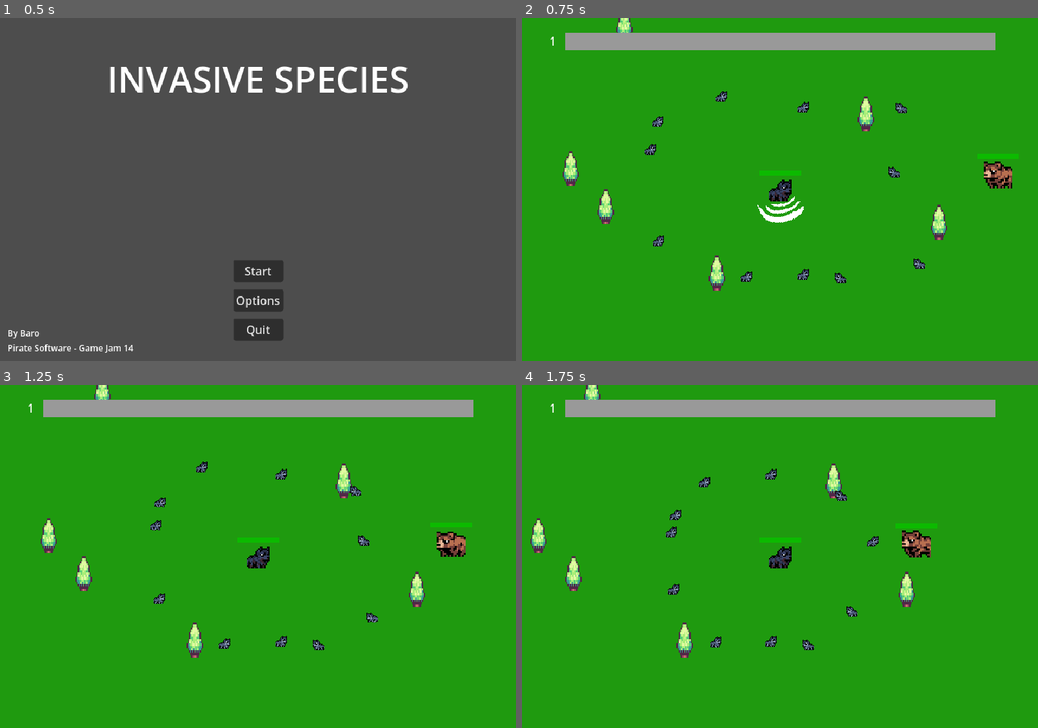
Above: before the commit, frames 1-4 (two rows, left to right).
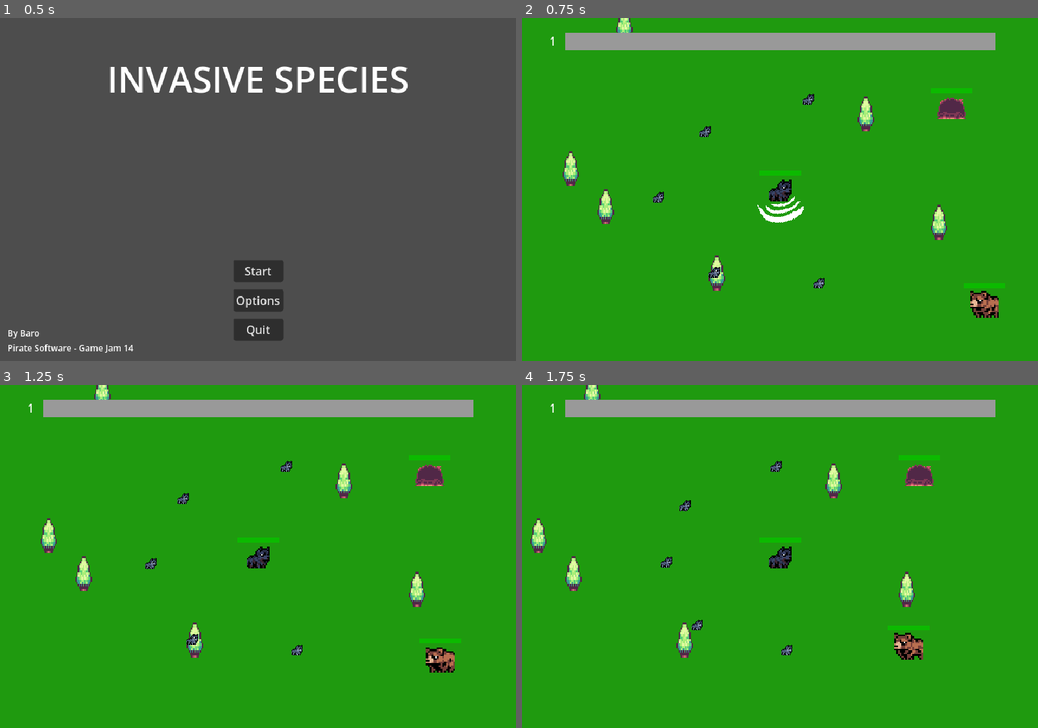
Above: after the commit, the same moments.

Repository: Barodas/game-jam-pirate-software-14
Game: Godot game, scene res://scenes/start_menu.tscn
Same seed, same stepped clock (60 frames per second), same inputs: the game is played once before the commit and once after it.
Inputs (mouse positions are in pixels of both pictures, inside the frame that each line leads up to):
- Up to frame 1 (0.5 s): no input
- Up to frame 2 (0.75 s): click "Start" at 0.5 s
- Up to frame 3 (1.25 s): no input
- Up to frame 4 (1.75 s): move the mouse to (893, 539) at 1.27 s; hold D (move_right) from 1.28 s (still down)

Frame 1 is identical in both runs. In frame 2, 2.2% of the frame differs, in the area x 23-97%, y 20-88%; in frame 3, 2.2%; in frame 4, 2.2%.

Commit message:
Created Den, spawns enemies until defeated, then spawns followers

Diff:
--- /dev/null
+++ b/scenes/den.tscn
@@ -0,0 +1,89 @@
+[gd_scene load_steps=12 format=3 uid="uid://b88k30pglohdx"]
+
+[ext_resource type="Texture2D" uid="uid://bckp1ulahd4t4" path="res://assets/RPG Tileset.png" id="1_4gwcx"]
+[ext_resource type="Script" path="res://scripts/den.gd" id="1_vccs8"]
+[ext_resource type="Script" path="res://scripts/hurtbox.gd" id="3_gegtr"]
+
+[sub_resource type="AtlasTexture" id="AtlasTexture_leohr"]
+atlas = ExtResource("1_4gwcx")
+region = Rect2(160, 224, 32, 16)
+
+[sub_resource type="AtlasTexture" id="AtlasTexture_s4mye"]
+atlas = ExtResource("1_4gwcx")
+region = Rect2(64, 224, 32, 16)
+
+[sub_resource type="SpriteFrames" id="SpriteFrames_0m0bf"]
+animations = [{
+"frames": [{
+"duration": 1.0,
+"texture": SubResource("AtlasTexture_leohr")
+}],
+"loop": true,
+"name": &"claimed",
+"speed": 5.0
+}, {
+"frames": [{
+"duration": 1.0,
+"texture": SubResource("AtlasTexture_s4mye")
+}],
+"loop": true,
+"name": &"default",
+"speed": 5.0
+}]
+
+[sub_resource type="CircleShape2D" id="CircleShape2D_dr3t0"]
+radius = 15.0
+
+[sub_resource type="CircleShape2D" id="CircleShape2D_6mmj8"]
+radius = 22.0
+
+[sub_resource type="StyleBoxFlat" id="StyleBoxFlat_d3v77"]
+bg_color = Color(0.72549, 0, 0, 1)
+
+[sub_resource type="StyleBoxFlat" id="StyleBoxFlat_n64pb"]
+bg_color = Color(0.0470588, 0.729412, 0, 1)
+
+[sub_resource type="Curve2D" id="Curve2D_3igr0"]
+_data = {
+"points": PackedVector2Array(0, 0, 0, 0, -24, -14, 0, 0, 0, 0, 0, -27, 0, 0, 0, 0, 24, -15, 0, 0, 0, 0, 29, 1, 0, 0, 0, 0, 26, 19, 0, 0, 0, 0, 8, 32, 0, 0, 0, 0, -13, 29, 0, 0, 0, 0, -26, 20, 0, 0, 0, 0, -29, 1, 0, 0, 0, 0, -24, -14)
+}
+point_count = 10
+
+[node name="Den" type="StaticBody2D"]
+script = ExtResource("1_vccs8")
+
+[node name="AnimatedSprite2D" type="AnimatedSprite2D" parent="."]
+scale = Vector2(2, 2)
+sprite_frames = SubResource("SpriteFrames_0m0bf")
+
+[node name="CollisionShape2D" type="CollisionShape2D" parent="."]
+position = Vector2(0, 3)
+shape = SubResource("CircleShape2D_dr3t0")
+debug_color = Color(0, 0, 0, 0.419608)
+
+[node name="HurtBox" type="Area2D" parent="."]
+collision_layer = 0
+collision_mask = 2
+script = ExtResource("3_gegtr")
+
+[node name="CollisionShape2D" type="CollisionShape2D" parent="HurtBox"]
+position = Vector2(0, 3)
+shape = SubResource("CircleShape2D_6mmj8")
+debug_color = Color(0, 0.635294, 0.396078, 0.419608)
+
+[node name="ProgressBar" type="ProgressBar" parent="."]
+offset_left = -29.0
+offset_top = -27.0
+offset_right = 29.0
+offset_bottom = -20.0
+theme_override_styles/background = SubResource("StyleBoxFlat_d3v77")
+theme_override_styles/fill = SubResource("StyleBoxFlat_n64pb")
+value = 100.0
+show_percentage = false
+
+[node name="Path2D" type="Path2D" parent="."]
+curve = SubResource("Curve2D_3igr0")
+
+[node name="PathFollow2D" type="PathFollow2D" parent="Path2D"]
+position = Vector2(-24, -14)
+rotation = -0.496423
--- a/scenes/level.tscn
+++ b/scenes/level.tscn
@@ -1,10 +1,11 @@
-[gd_scene load_steps=9 format=3 uid="uid://c6gl3w27mkywd"]
+[gd_scene load_steps=10 format=3 uid="uid://c6gl3w27mkywd"]
 
 [ext_resource type="Script" path="res://scripts/level.gd" id="1_j78ga"]
 [ext_resource type="PackedScene" uid="uid://bx5vu74se70ny" path="res://scenes/player.tscn" id="2_fjd1m"]
 [ext_resource type="PackedScene" uid="uid://bo4uhyne5h6wi" path="res://scenes/follower.tscn" id="3_xr3np"]
 [ext_resource type="PackedScene" uid="uid://c0u8gjdlci11t" path="res://scenes/tree.tscn" id="4_fctx3"]
 [ext_resource type="PackedScene" uid="uid://dcwf4vkqan0g7" path="res://scenes/enemy_boss.tscn" id="5_4eadv"]
+[ext_resource type="PackedScene" uid="uid://b88k30pglohdx" path="res://scenes/den.tscn" id="6_mh3k8"]
 
 [sub_resource type="Curve2D" id="Curve2D_lu3v4"]
 _data = {
@@ -119,40 +120,25 @@
 text = "Game Over"
 
 [node name="Follower" parent="." instance=ExtResource("3_xr3np")]
-position = Vector2(177, 138)
+position = Vector2(255, 159)
 
 [node name="Follower2" parent="." instance=ExtResource("3_xr3np")]
-position = Vector2(166, 180)
+position = Vector2(177, 252)
 
 [node name="Follower3" parent="." instance=ExtResource("3_xr3np")]
-position = Vector2(392, 359)
+position = Vector2(269, 362)
 
 [node name="Follower4" parent="." instance=ExtResource("3_xr3np")]
-position = Vector2(566, 350)
+position = Vector2(414, 371)
 
 [node name="Follower5" parent="." instance=ExtResource("3_xr3np")]
-position = Vector2(271, 99)
-
-[node name="Follower6" parent="." instance=ExtResource("3_xr3np")]
-position = Vector2(540, 118)
-
-[node name="Follower7" parent="." instance=ExtResource("3_xr3np")]
-position = Vector2(178, 317)
-
-[node name="Follower8" parent="." instance=ExtResource("3_xr3np")]
-position = Vector2(313, 362)
-
-[node name="Follower9" parent="." instance=ExtResource("3_xr3np")]
-position = Vector2(392, 125)
-
-[node name="Follower10" parent="." instance=ExtResource("3_xr3np")]
-position = Vector2(532, 214)
-
-[node name="Follower11" parent="." instance=ExtResource("3_xr3np")]
-position = Vector2(452, 375)
+position = Vector2(399, 114)
 
 [node name="EnemyBoss" parent="." instance=ExtResource("5_4eadv")]
-position = Vector2(676, 218)
+position = Vector2(655, 406)
+
+[node name="Den" parent="." instance=ExtResource("6_mh3k8")]
+position = Vector2(599, 126)
 
 [connection signal="gained_exp" from="Player" to="." method="_on_player_gained_exp"]
 [connection signal="game_over" from="Player" to="." method="_on_player_game_over"]
--- /dev/null
+++ b/scripts/den.gd
@@ -0,0 +1,56 @@
+extends StaticBody2D
+
+@onready var level = get_node("/root/Level")
+
+@onready var _sprite = $AnimatedSprite2D
+@onready var _healthbar = $ProgressBar
+@onready var _spawn = $Path2D/PathFollow2D
+
+@export var total_health = 100.0
+@export var exp = 20.0
+@export var enemy_spawn_time = 3.0
+@export var boss_health = 100.0
+@export var boss_spawn_time = 180.0
+
+var claimed: bool = false
+var health = 100.0
+var spawn_timer = 0.0
+var boss_timer = 0.0
+
+func _ready():
+	health = total_health
+	spawn_timer = enemy_spawn_time
+
+func _process(delta):
+	if !claimed && health <= 0:
+		claimed = true
+		_healthbar.visible = false
+		for n in 2:
+			spawn_mob()
+		Signals.send_exp.emit(exp)
+
+	spawn_timer -= delta
+
+	if claimed:
+		_sprite.play("claimed")
+	else:
+		_sprite.play("default")
+		if spawn_timer <= 0.0:
+			spawn_mob()
+			spawn_timer = enemy_spawn_time
+
+func spawn_mob():
+	var new_mob
+	if claimed:
+		new_mob = preload("res://scenes/follower.tscn").instantiate()
+	else:
+		new_mob = preload("res://scenes/enemy_mouse.tscn").instantiate()
+	_spawn.progress_ratio = randf()
+	new_mob.global_position = _spawn.global_position
+	level.add_child(new_mob)
+
+func take_damage(amount: float):
+	health -= amount
+	var health_percent = (health / total_health) * 100.0
+	_healthbar.value = health_percent
+	#print("Den takes damage: ", amount)
